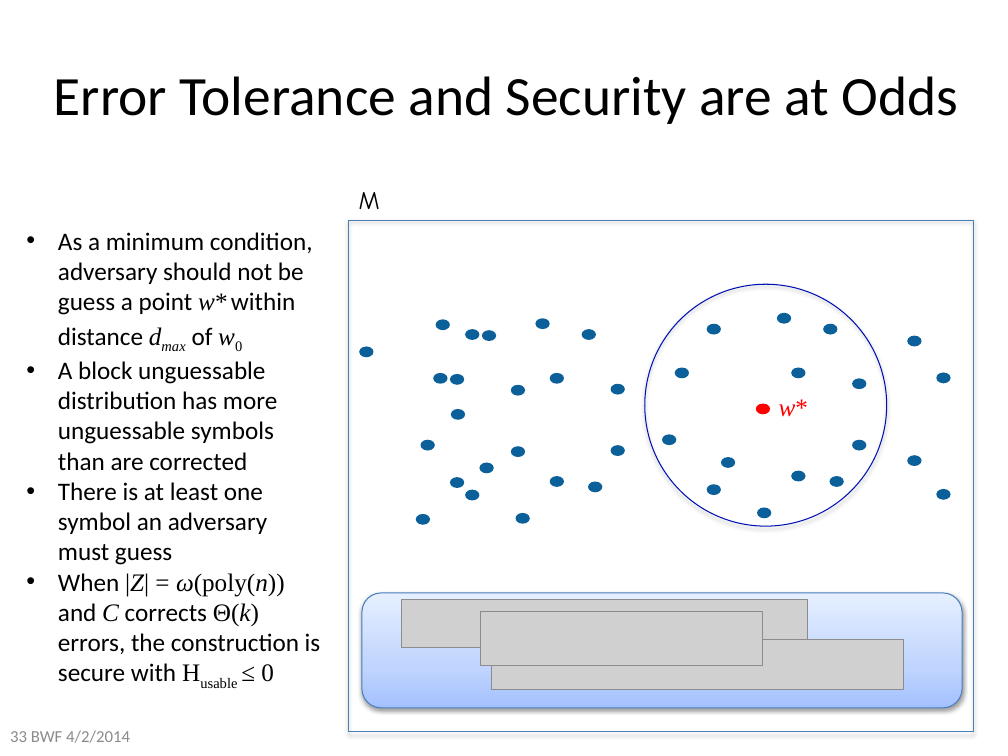
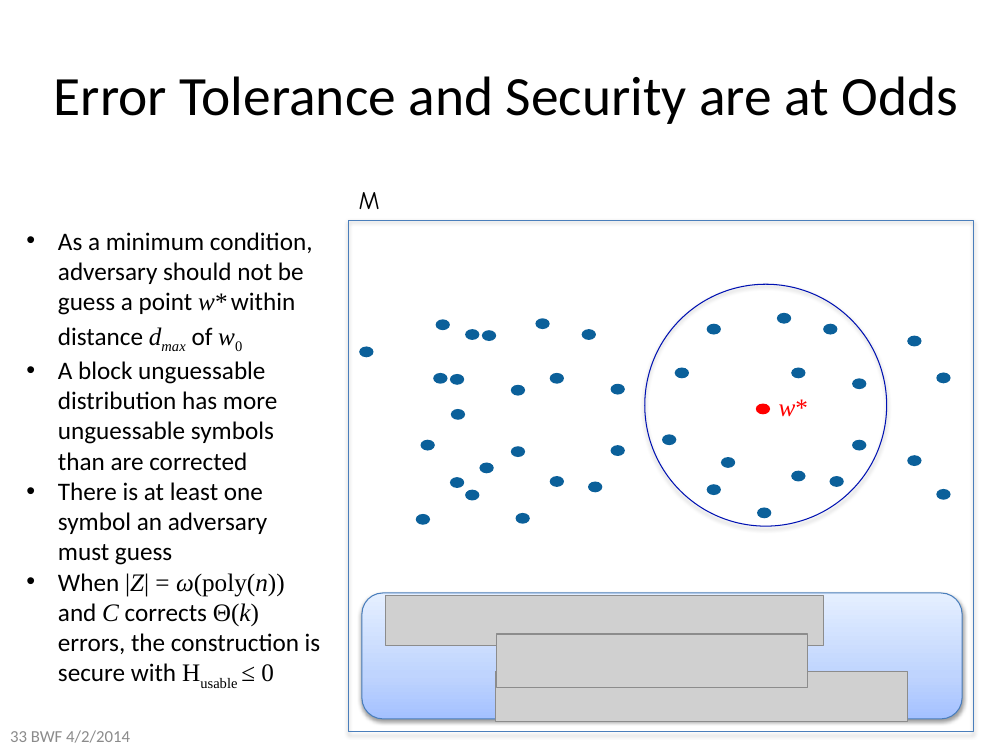
Before and after one commit to xianruimeng/comp-fuzzy-ext, a slide deck: slide 33 of constantRate/KeyDerivationWithNegativeUsable.pptx. Drawn at 1008x756 pixels with LibreOffice and Linux fonts; fonts in the diff are those of the drawing; grey boxes stand for pictures. Boxes give left, top, right and bottom in pixels: in the first picture for what was removed or moved away, otherwise in the second. Text is boxed around its words. In the diff, an @@ line names an element or a change of style, - is before the commit and + after.

```diff
--- a/constantRate/KeyDerivationWithNegativeUsable.pptx
+++ b/constantRate/KeyDerivationWithNegativeUsable.pptx
@@ rounded rectangle: place and size @@
-rounded rectangle at (362, 593, 962, 708)
+rounded rectangle at (362, 593, 962, 719)
@@ picture: place and size @@
-picture at (401, 600, 807, 648)
+picture at (385, 595, 823, 645)
@@ picture removed at (480, 612, 762, 665) @@
@@ picture: place and size @@
-picture at (491, 639, 903, 689)
+picture at (497, 634, 807, 687)
@@ picture added at (496, 672, 908, 723) @@
```
Also in this commit, not shown: 8 other slides changed, 1 slide added.
